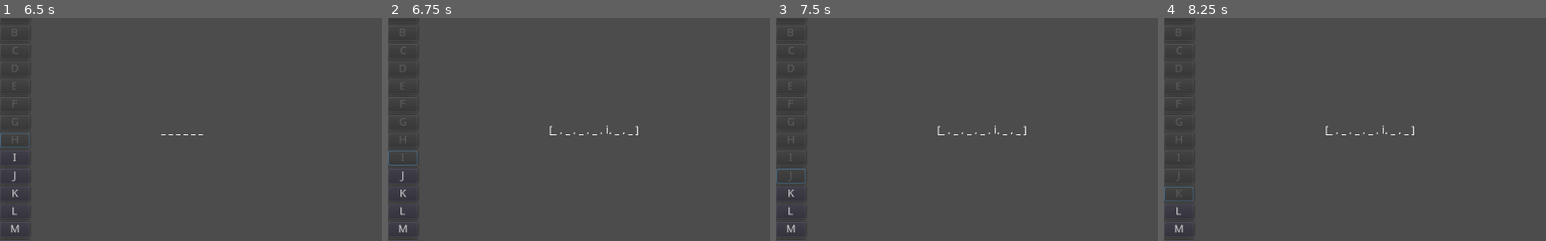
Above: before the commit, frames 1-4 (left to right).
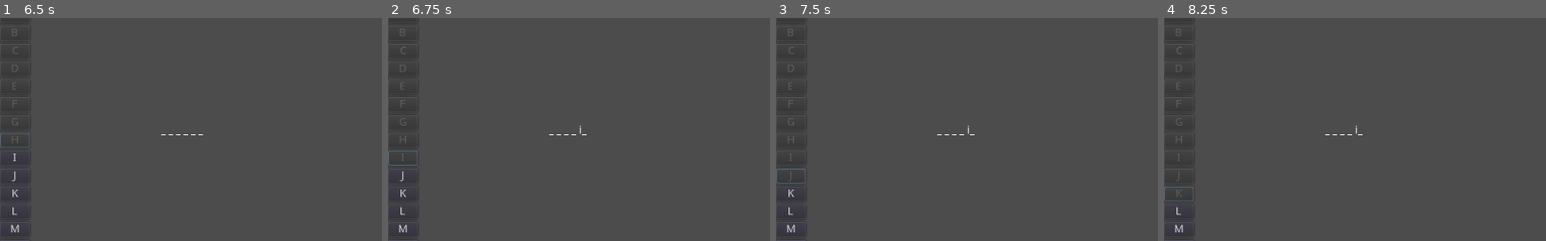
Above: after the commit, the same moments.

Repository: Jelared/Project-Jeu_du_Pendu
Game: Godot game, scene res://scenes/Main.tscn
Two runs of this game, one before a commit and one after it. Both use one fixed random seed, a clock stepped at 60 frames per second and the inputs below.
Inputs:
- Up to frame 1 (6.5 s): click "A" at 0.5 s; click "B" at 1.25 s; click "C" at 2 s; click "D" at 2.75 s; click "E" at 3.5 s; click "F" at 4.25 s; click "G" at 5 s; click "H" at 5.75 s
- Up to frame 2 (6.75 s): click "I" at 6.5 s
- Up to frame 3 (7.5 s): click "J" at 7.25 s
- Up to frame 4 (8.25 s): click "K" at 8 s
The pictures show only the part of the screen within x 0-50%, y 3-53%; the shares and areas given below are measured in that part.

Frame 1 is identical in both runs. In frame 2, 0.1% of the frame differs, in the area x 42-66%, y 48-53%; in frame 3, 0.1%; in frame 4, 0.1%.

Commit message:
update 29-08-2022
Fonction test ok
lettres double à coder

Diff:
--- a/scenes/Main.tscn
+++ b/scenes/Main.tscn
@@ -9,7 +9,7 @@
 margin_top = 2.0
 margin_bottom = 2.0
 script = ExtResource( 1 )
-GroupeClavier = ExtResource( 2 )
+groupe_clavier = ExtResource( 2 )
 
 [node name="Affichage" type="RichTextLabel" parent="."]
 margin_left = 216.0
--- a/scripts/Main.gd
+++ b/scripts/Main.gd
@@ -1,16 +1,29 @@
 extends Control
 
-#regroupement de bouttons
-export(ButtonGroup) var GroupeClavier
+# Regroupement de bouttons
+export(ButtonGroup) var groupe_clavier
 
-#variables
-var LettreClavier
-var Mot
-var Mot_separeL = []
-var affichage = []
+#Variables
+var lettre_clavier #lettre choisie
+var mot #mot à trouver
+var mot_separeL = [] #array avec les lettres séparées
+var affichage = [] #Array avec les lettres trouvées
+var affichage_ = "" #String avec les lettres trouvées
 
-#listes des mots
-var list = [  "apple","turnip","banana","clock","cup","flower","fork","glasses","oranage","pencil","spoon"]
+#Listes des mots
+var list = [
+	"apple",
+	"turnip",
+	"banana",
+	"clock",
+	"cup",
+	"flower",
+	"fork",
+	"glasses",
+	"oranage",
+	"pencil",
+	"spoon"
+	]
 
 
 func _ready():
@@ -19,52 +32,56 @@
 	initialisation()
 	bouttons()
 
-#l'appuie sur un bouton envoie un signal
+#L'appuie sur un bouton envoie un signal
 func bouttons():
-	for button in GroupeClavier.get_buttons():
+	for button in groupe_clavier.get_buttons():
 		button.connect("pressed",self,"lettre")
 
-#le signal : met en mémoire la lettre (en minuscule) affiché sur le bouton et bloque le bouton qui ne peut plus etre utilisé
+#Le signal : met en mémoire la lettre (en minuscule) affiché sur le bouton et bloque le bouton qui ne peut plus etre utilisé
 func lettre():
-	LettreClavier = GroupeClavier.get_pressed_button().text.to_lower()
-	GroupeClavier.get_pressed_button().disabled = true
-	print(LettreClavier)
+	lettre_clavier = groupe_clavier.get_pressed_button().text.to_lower()
+	groupe_clavier.get_pressed_button().disabled = true
+	print(lettre_clavier)
 	test()
 
 
 #Choix d'un mot dans une liste  : aléatoire randi(), entre %, 0 et le nombre total de mot dans la liste size()
 func choix_mot():
 	randomize()
-	Mot = list[randi()%list.size()]
-	print(Mot)
+	mot = list[randi()%list.size()]
+	print(mot)
 
 
 #Séparation des lettres du mot choisi : boucle for, dans la liste mot, variable lettreM, dans la liste Mot_separeL, append ajoute les lettreM
 func separation_mot():
-	for lettreM in Mot:
-		Mot_separeL.append(lettreM)
-		print(Mot_separeL)
+	for lettreM in mot:
+		mot_separeL.append(lettreM)
+		print(mot_separeL)
 
 
-#affichae des underscore au départ
+#affichage des underscore au départ
 func initialisation():
-	for i in Mot_separeL:
+	for i in mot_separeL:
 		affichage.append("_ ")
 	for i in affichage:
-		$Affichage.text += String(i)
+		affichage_ += String(i)
+		$Affichage.text = affichage_
 		print (affichage)
-
 
 
 #test ==> A revoir
 func test():
-	if Mot_separeL.find(LettreClavier) == -1:
+	var position_L = mot_separeL.find(lettre_clavier)
+	if position_L == -1:
 		print("no")
-		print (Mot_separeL.find(LettreClavier))
+		print (position_L)
 	else :
-		#revoir la phase ci dessous car insert décale : il faut juste mettre la lettre à la bonne place => revir les array add position
-		affichage.insert(Mot_separeL.find(LettreClavier), LettreClavier)
-		$Affichage.text = str(affichage)
+		#attention au lettre double à revoir
+		affichage_ = ""
+		affichage[position_L] = lettre_clavier
+		for i in affichage:
+			affichage_ += String(i)
+			$Affichage.text = affichage_
 		print("ok")
-		print (Mot_separeL.find(LettreClavier))
+		print (mot_separeL.find(lettre_clavier))
 		print (affichage)
